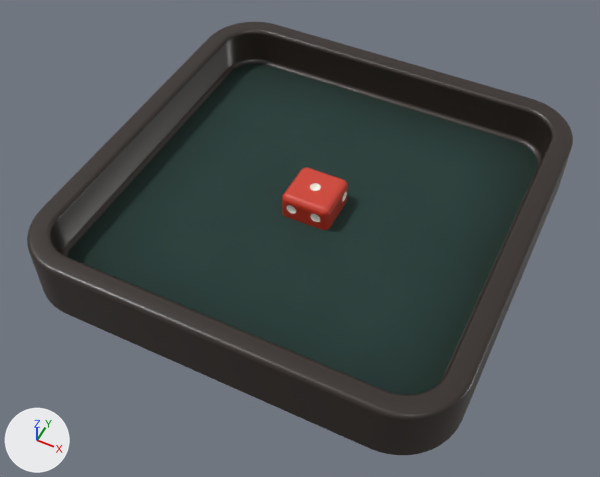
An edit to the glTF model public/models/scene.glb, drawn before and after from the same camera.
One viewpoint serves both versions: a camera (50 mm lens) standing at (4.7, -10.04, 11.45) and looking at (-0.01, -0.61, -0.33). Every picture has the same lights, and +X, +Y and +Z are marked at lower left. The first picture is the older version. Vertices at exactly the same position are counted once.

Objects in the first picture: 'Die', 'Felt', 'Tray'.
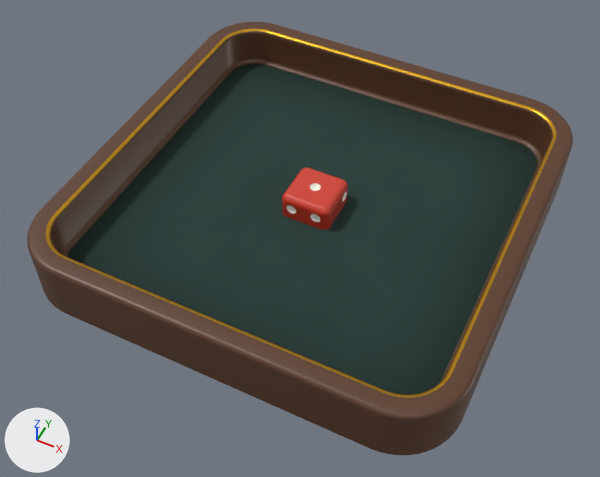
What changed in the scene script:
```text
Change mat_traywood:
    mat_traywood.base_color: (0.0242, 0.0152, 0.011) -> (0.102, 0.0382, 0.0137)  # black #2b211b -> brown #5a371f
Add mat_traygold:
    mat_traygold = principled_material('TrayGold')
    mat_traygold.base_color = (0.745, 0.392, 0.0273)  # orange #e0a82e
    mat_traygold.metallic = 1.0
    mat_traygold.roughness = 0.32
Change me_tray:
    where me_tray.from_pydata(...)  # 1092 vertices, 2130 faces; spans x -4.02..4.02, y -4.02..4.02, z -0.35..0.8
    used by ob_tray; location = (0.0, 0.0, 0.0)
    me_tray part 1: 624 of 1092 vertices moved; they spanned x -3.67..3.67, y -3.67..3.67, z 0.0..0.8 and now span x -3.67..3.67, y -3.67..3.67, z 0.0..0.8; mean shift (0.0, 0.0, 0.0); largest move (3.4, 3.28, 0.0) -> (3.51, 3.37, 0.8)
    me_tray part 2: 104 faces spanning x -3.67..3.67, y -3.67..3.67, z 0.79..0.8 switch from mat_traywood (black #2b211b) to mat_traygold (orange #e0a82e)
```

Location of each change, [x1, y1, x2, y2] in pixels of the pictures (600 x 477 px; the box of a moved part takes in the faces that stretch with it):
'Tray', recoloured (black to brown)
    both: [27, 22, 573, 455]
part 1 of me_tray, moved or reshaped
    both: [46, 29, 556, 398]
part 2 of me_tray, recoloured
    before: [66, 63, 539, 380]
    after: [47, 29, 555, 396]
